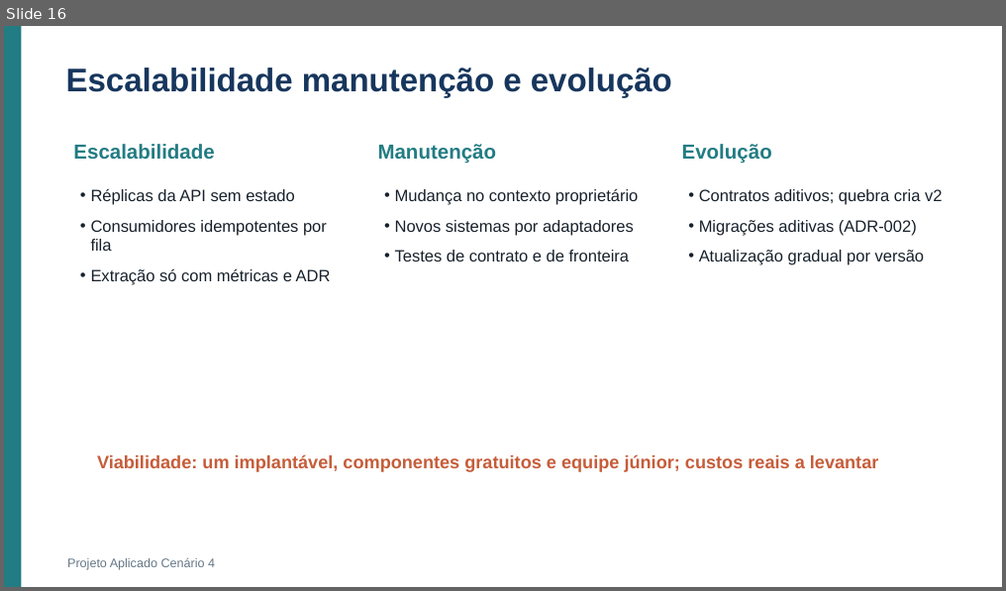
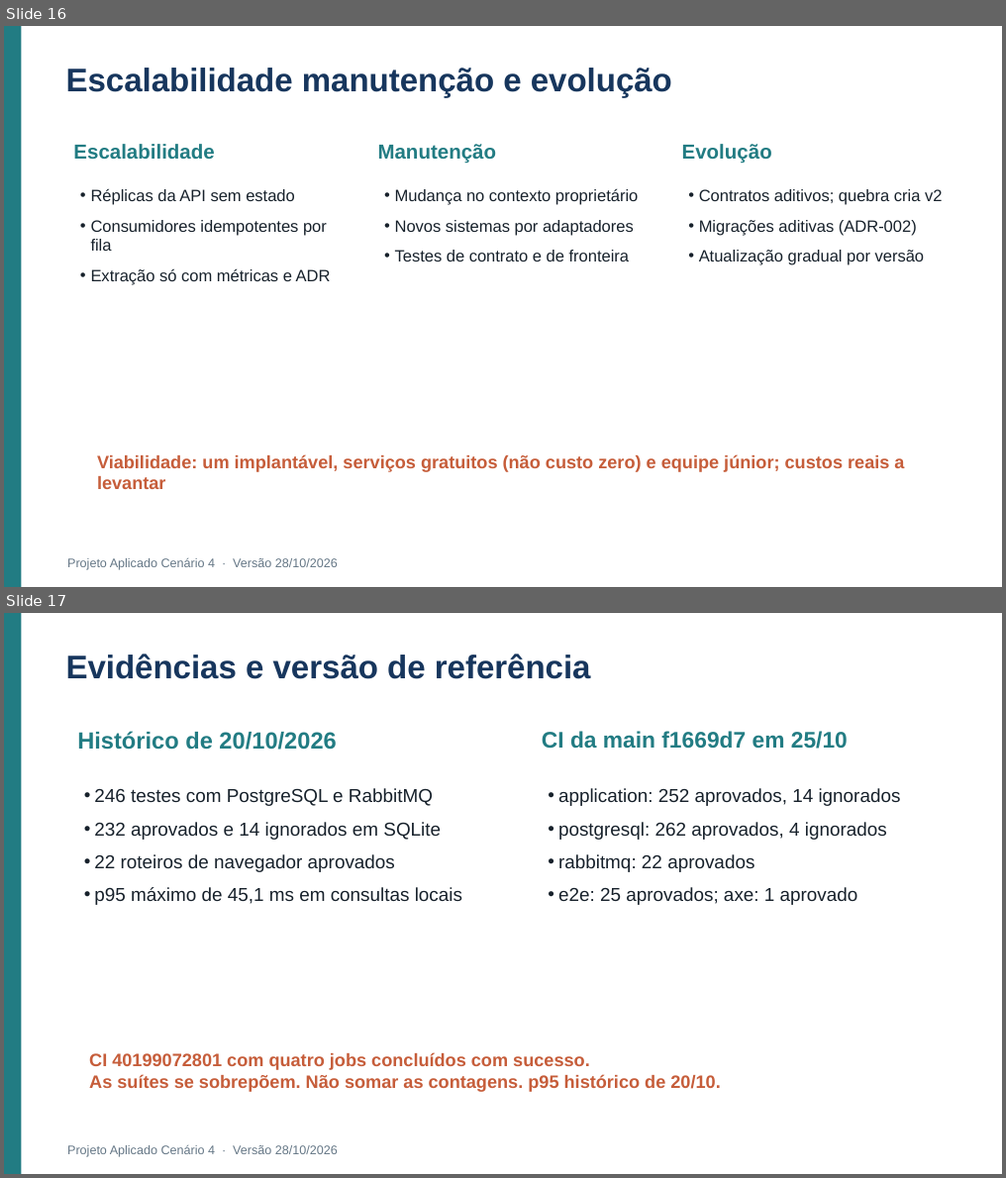
Before and after one commit to Roger-Quinelato/projetoAplicado7, a slide deck: output/Apresentacao_Cenario_4.pptx. Shown one above the other, each under a label of ours: slide 16 before the commit, slides 16 and 17 after it. The pictures are 1006x591 and 1006x1178 pixels, drawn with LibreOffice and Linux fonts; fonts in the diff are those of the drawing. Boxes give left, top, right and bottom in pixels: in the first picture for what was removed or moved away, otherwise in the second. Text is boxed around its words. In the diff, an @@ line names an element or a change of style, - is before the commit and + after.

```diff
--- a/output/Apresentacao_Cenario_4.pptx
+++ b/output/Apresentacao_Cenario_4.pptx
@@ slide 17 added at box(4, 613, 1002, 1174), background #FFFFFF @@
@@ rectangle added at box(4, 613, 21, 1174), fill #227C83 @@
@@ text added at box(66, 654, 591, 679), 31.5 pt, text #17365D, bold @@
+Evidências e versão de referência
@@ text added at box(77, 731, 336, 750), 22.5 pt, text #227C83, bold @@
+Histórico de 20/10/2026
@@ text added at box(542, 731, 847, 749), 21.8 pt, text #227C83, bold @@
+CI da main f1669d7 em 25/10
@@ text added at box(94, 788, 462, 905), 18 pt, text #17212B @@
+• 246 testes com PostgreSQL e RabbitMQ
+• 232 aprovados e 14 ignorados em SQLite
+• 22 roteiros de navegador aprovados
+• p95 máximo de 45,1 ms em consultas locais
@@ text added at box(558, 788, 901, 905), 18 pt, text #17212B @@
+• application: 252 aprovados, 14 ignorados
+• postgresql: 262 aprovados, 4 ignorados
+• rabbitmq: 22 aprovados
+• e2e: 25 aprovados; axe: 1 aprovado
@@ text added at box(89, 1053, 720, 1092), 17.2 pt, text #C65D3A, bold @@
+CI 40199072801 com quatro jobs concluídos com sucesso.
+As suítes se sobrepõem. Não somar as contagens. p95 histórico de 20/10.
@@ text added at box(67, 1146, 338, 1157), 12 pt, text #657786 @@
+Projeto Aplicado Cenário 4 · Versão 28/10/2026
@@ slide 16 changed as well @@
@@ text at box(97, 455, 904, 489): text changed @@
-Viabilidade: um implantável, componentes gratuitos e equipe júnior; custos reais a levantar
+Viabilidade: um implantável, serviços gratuitos (não custo zero) e equipe júnior; custos reais a levantar
@@ text at box(67, 559, 338, 570): text changed @@
-Projeto Aplicado Cenário 4
+Projeto Aplicado Cenário 4 · Versão 28/10/2026
```
Also in this commit, not shown: 15 other slides changed, 1 other slide added, 2 slides removed, 31 other files.
